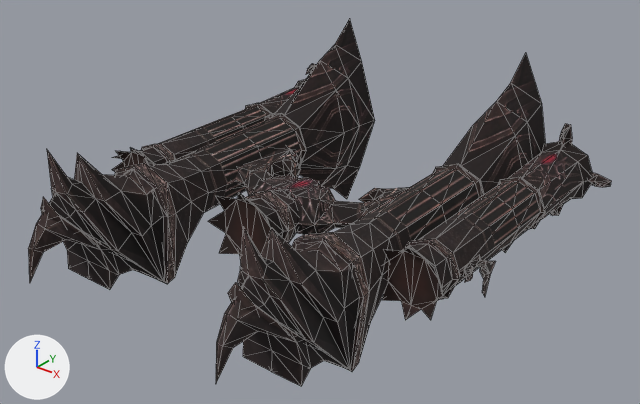
The OBJ model sceneobjs/aiji_fuben_224/aiji_fuben_224_wallgate_nogate.obj as it was, and as the next commit left it.
The view is the same before and after, from a 50 mm lens placed at (374.0, -610.0, 280.0), pointed at (15.0, -161.0, 1.0). Arrows for +X, +Y and +Z are at lower left; the lights stay in place. Mesh edges are drawn as thin lines. Where no turn or scale is listed for an object, it has been applied to the vertices. Vertices at the same position are counted once.

Objects in the first picture: 'aiji_fuben_224_wallgate_nogate'.
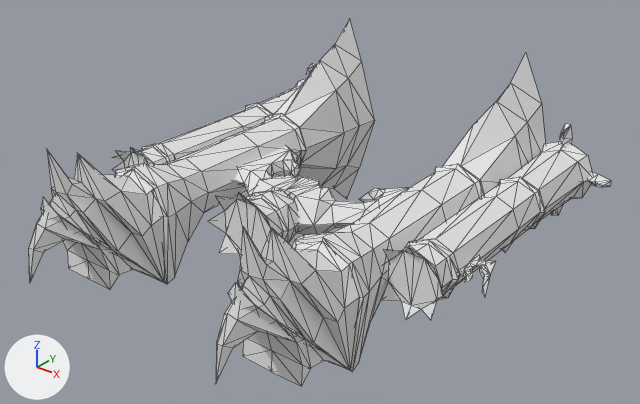
Changed parts and their boxes [x1, y1, x2, y2] in the pictures (640 x 404 px):
part 1 of me_aiji_fuben_224_wallgate_nogate, recoloured (black to grey): [28, 18, 545, 386] in both
part 2 of me_aiji_fuben_224_wallgate_nogate, recoloured (grey to white): [112, 63, 611, 372] in both

Edits to the bpy script that builds the scene:
```text
Add mat_material_1_1:
    mat_material_1_1 = principled_material('material_1')
    mat_material_1_1.base_color = (0.8, 0.8, 0.8)  # white #e7e7e7
    mat_material_1_1.roughness = 1.0
Add mat_material_2_1:
    mat_material_2_1 = principled_material('material_2')
    mat_material_2_1.base_color = (0.8, 0.8, 0.8)  # white #e7e7e7
    mat_material_2_1.roughness = 1.0
Change me_aiji_fuben_224_wallgate_nogate:
    where me_aiji_fuben_224_wallgate_nogate.from_pydata(...)  # 921 vertices, 1608 faces; spans x -166.0..172.0, y -341.0..0.0, z -86.0..88.0
    used by ob_aiji_fuben_224_wallgate_nogate; location = (0.0, 0.0, 0.0)
    me_aiji_fuben_224_wallgate_nogate part 1: all 416 faces that had it switch from mat_material_2 (picture img_aiji_fuben_224_wallgate_02_png) to mat_material_2_1 (white #e7e7e7)
    me_aiji_fuben_224_wallgate_nogate part 2: all 1192 faces that had it switch from mat_material_1 (picture img_aiji_fuben_224_wallgate_01_png) to mat_material_1_1 (white #e7e7e7)
```
